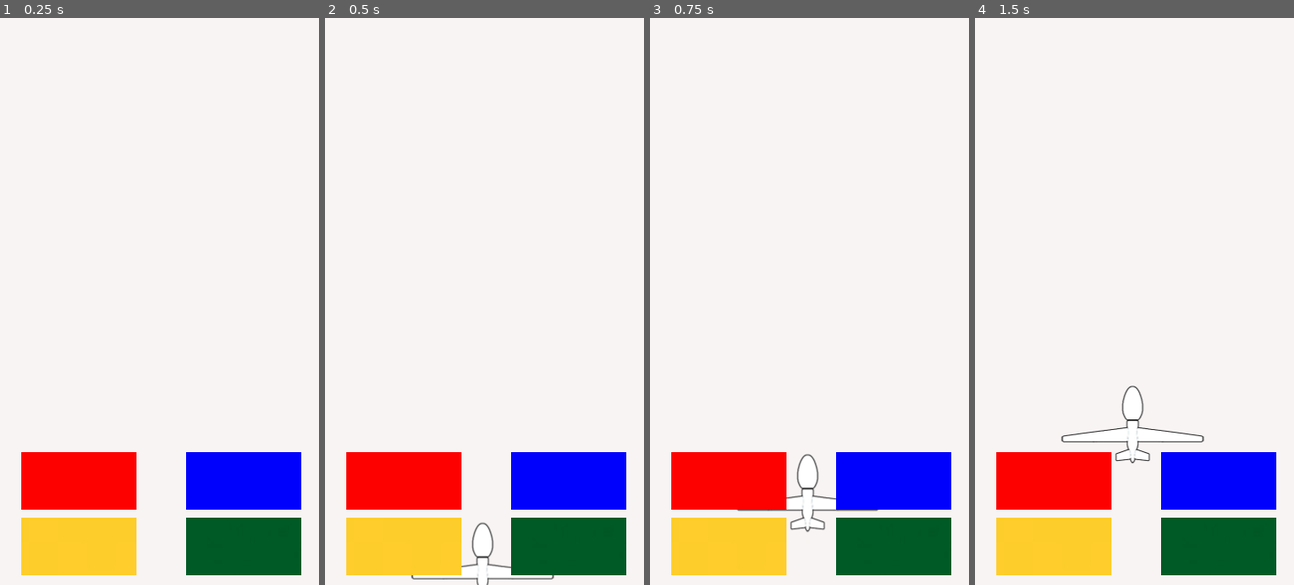
Above: before the commit, frames 1-4 (left to right).
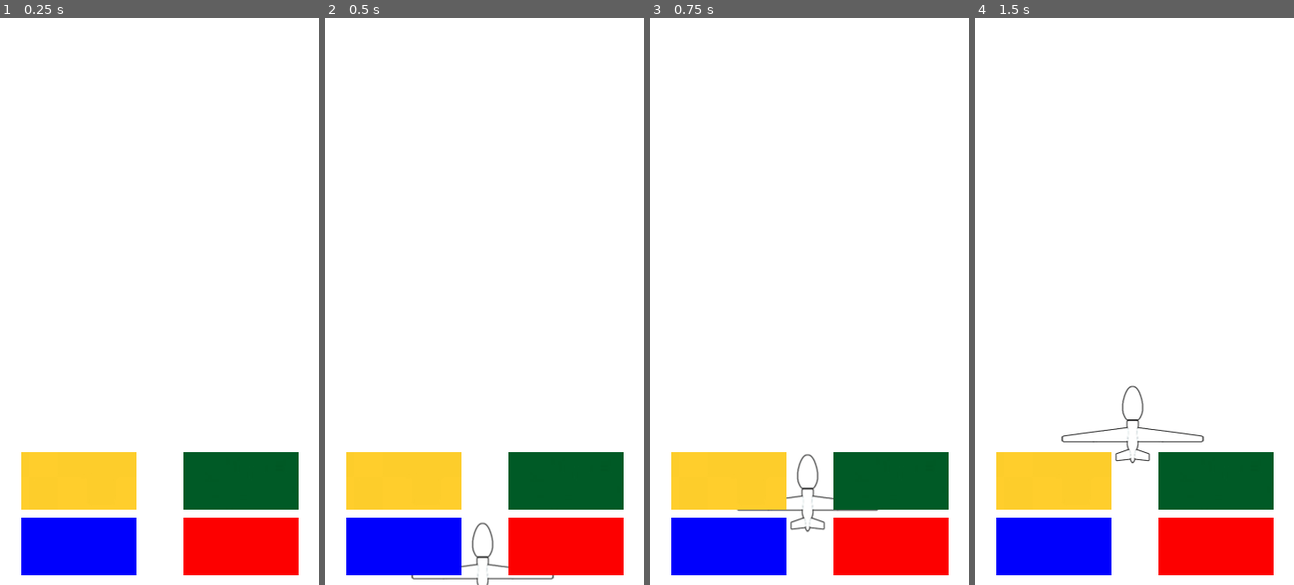
Above: after the commit, the same moments.

Repository: rsberrocal/FinalDestination
Game: Godot game, scene res://MainScene.tscn
Two runs of this game, one before a commit and one after it. Both use one fixed random seed, a clock stepped at 60 frames per second and the inputs below.
Inputs (mouse positions are in pixels of both pictures, inside the frame that each line leads up to; where the layout moved, square brackets give the same spot in the first picture):
- Up to frame 1 (0.25 s): no input
- Up to frame 2 (0.5 s): no input
- Up to frame 3 (0.75 s): click (729, 482) at 0.5 s
- Up to frame 4 (1.5 s): click (1217, 482) [1217, 545] at 1.25 s

The runs differ from the first frame. In frame 1, 15% of the frame differs, in the area x 6-95%, y 76-99%; in frame 2, 15%; in frame 3, 15%; in frame 4, 15%.

Commit message:
Me voy al lababo y los botones se acaban jeje

Diff:
--- a/MainScene.tscn
+++ b/MainScene.tscn
@@ -42,10 +42,10 @@
 texture_normal = ExtResource( 8 )
 
 [node name="Btn1" type="TextureButton" parent="GameStatus"]
-margin_left = 118.0
-margin_top = 468.615
-margin_right = 248.0
-margin_bottom = 533.615
+margin_left = 115.0
+margin_top = 395.0
+margin_right = 245.0
+margin_bottom = 460.0
 focus_mode = 1
 enabled_focus_mode = 1
 shortcut = SubResource( 2 )
@@ -53,19 +53,19 @@
 
 [node name="Btn2" type="TextureButton" parent="GameStatus"]
 margin_left = -68.0
-margin_top = 468.615
+margin_top = 469.0
 margin_right = 62.0
-margin_bottom = 533.615
+margin_bottom = 534.0
 focus_mode = 1
 enabled_focus_mode = 1
 shortcut = SubResource( 2 )
 texture_normal = ExtResource( 10 )
 
 [node name="Btn3" type="TextureButton" parent="GameStatus"]
-margin_left = 118.0
-margin_top = 395.0
-margin_right = 248.0
-margin_bottom = 460.0
+margin_left = 115.0
+margin_top = 469.0
+margin_right = 245.0
+margin_bottom = 534.0
 focus_mode = 1
 enabled_focus_mode = 1
 shortcut = SubResource( 2 )
--- a/Situations.gd
+++ b/Situations.gd
@@ -18,7 +18,7 @@
 
 	#Get a random situation
 func getRandomSituation():
-	 return situations[randi()% situations.size()]
+	 return situations[OS.get_datetime()['second'] % 2 ]
 
 func getActualSituation():
 #	actions = situations['situations']['actions']
--- a/project.godot
+++ b/project.godot
@@ -23,9 +23,8 @@
 
 window/size/width=360
 window/size/height=640
-window/handheld/orientation="portrait"
 
 [rendering]
 
-environment/default_clear_color=Color( 0.976471, 0.960784, 0.960784, 1 )
+environment/default_clear_color=Color( 1, 1, 1, 1 )
 environment/default_environment="res://default_env.tres"
